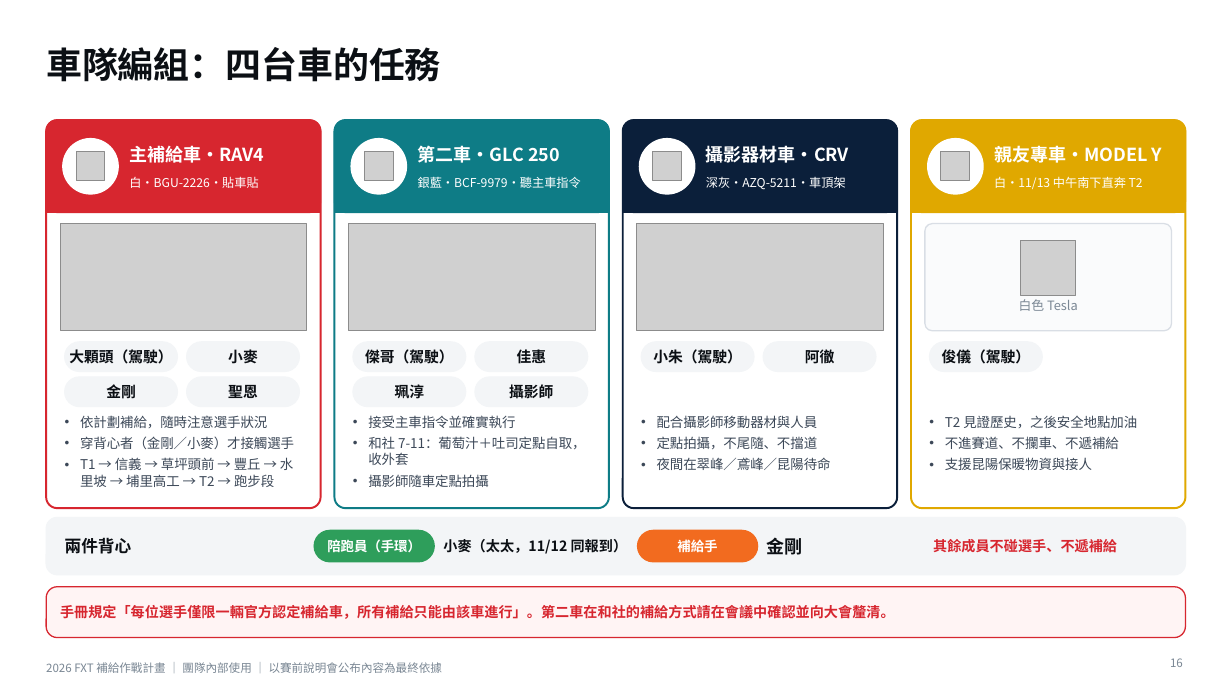
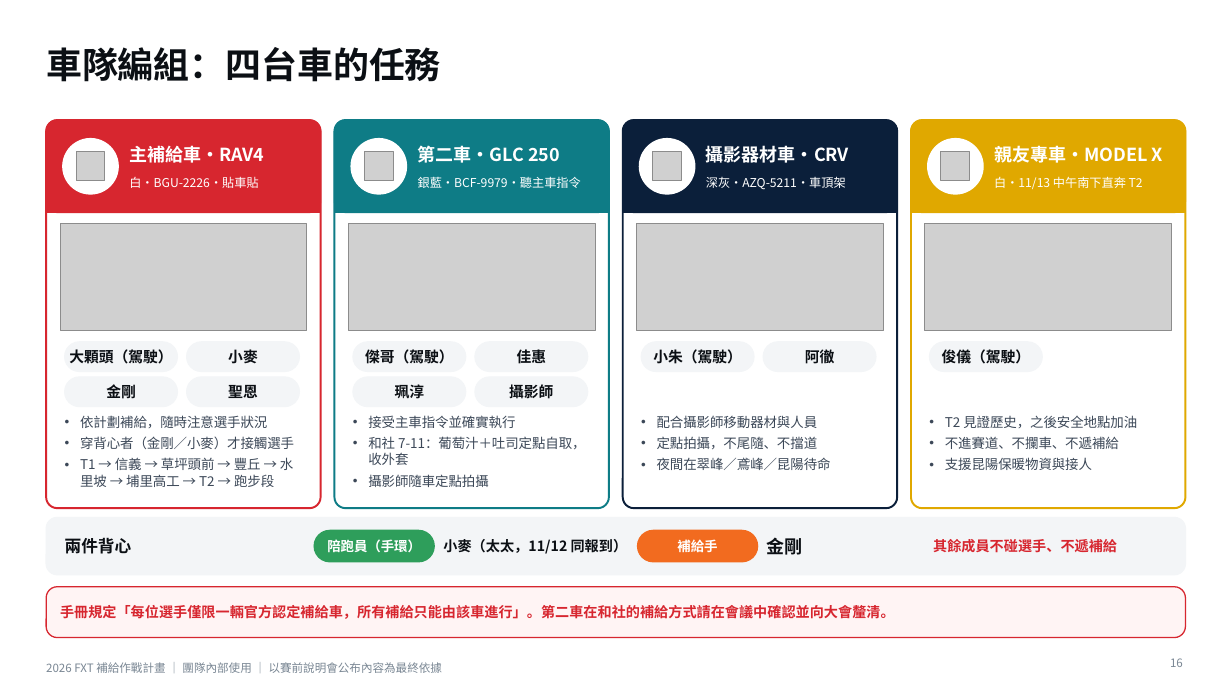
Before and after one commit to powermovebboy-sys/Race-site, a slide deck: slide 16 of deck/2026_FXT_補給作戰計畫.pptx. Drawn at 1232x693 pixels with LibreOffice and Linux fonts; fonts in the diff are those of the drawing; grey boxes stand for pictures. Boxes give left, top, right and bottom in pixels: in the first picture for what was removed or moved away, otherwise in the second. Text is boxed around its words. In the diff, an @@ line names an element or a change of style, - is before the commit and + after.

```diff
--- a/deck/2026_FXT_補給作戰計畫.pptx
+++ b/deck/2026_FXT_補給作戰計畫.pptx
@@ text at [994,145,1163,163]: text changed @@
-親友專車・MODEL Y
+親友專車・MODEL X
@@ rounded rectangle removed at [925,224,1172,331] @@
@@ picture added at [925,224,1172,331] @@
@@ picture removed at [1020,240,1076,296] @@
@@ text removed at [1019,299,1078,311] @@
-白色 Tesla
```
Also in this commit, not shown: 5 other slides changed, 4 other files.
